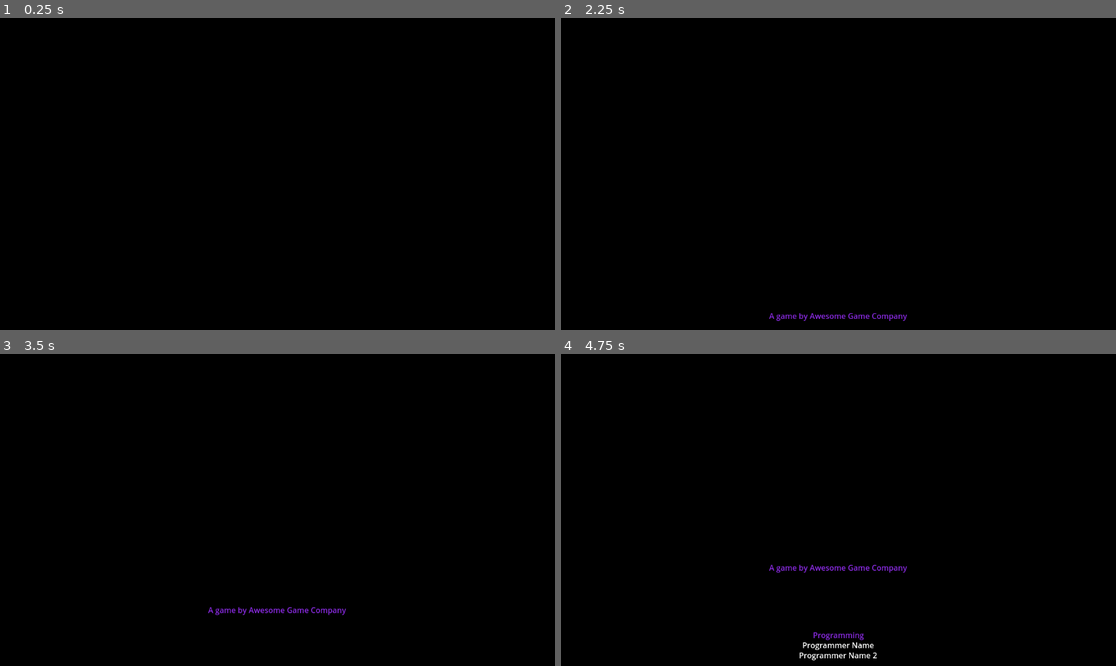
Above: before the commit, frames 1-4 (two rows, left to right).
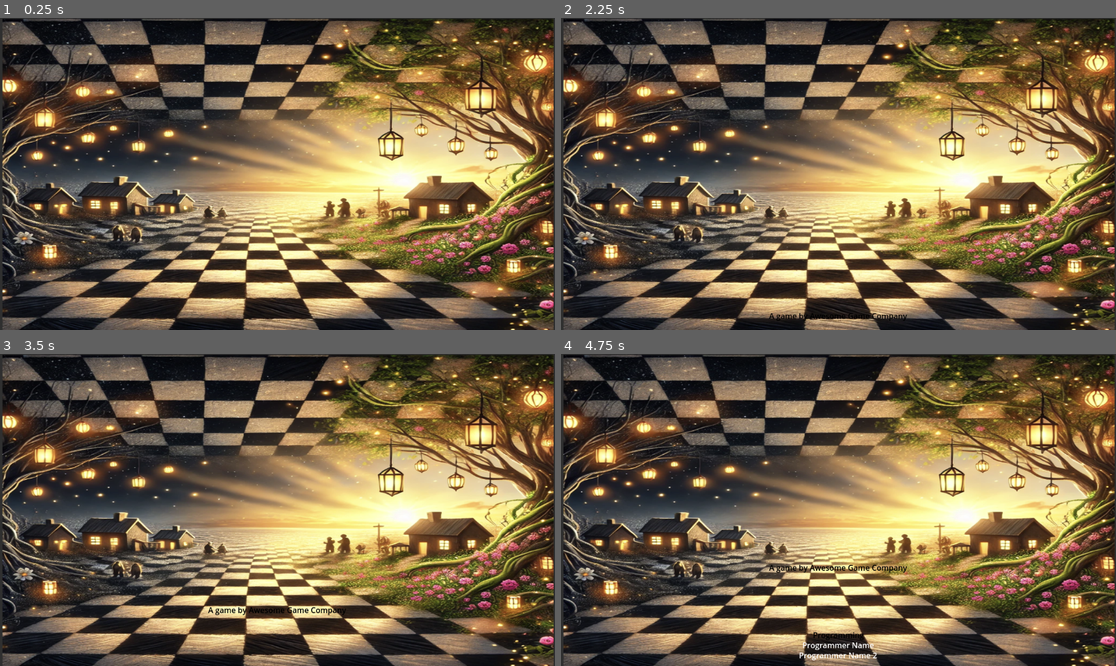
Above: after the commit, the same moments.

Repository: sonnypyo/GodotProject
Game: Godot game, scene res://Scenes/GodotCredits.tscn
Two runs of this game, one before a commit and one after it. Both use one fixed random seed, a clock stepped at 60 frames per second and the inputs below. The project has no main scene, so this scene is started directly.
Inputs (mouse positions are in pixels of both pictures, inside the frame that each line leads up to):
- Up to frame 1 (0.25 s): no input
- Up to frame 2 (2.25 s): tap Enter (ui_accept) at 0.5, 0.77, 1.25, 1.52, 2 s; move the mouse to (960, 158) at 0.52 s; hold R 0.53-1.28 s; hold Right (ui_right) 0.53-2.03 s; click (960, 158) at 0.67 s; move the mouse to (727, 189) at 1.27 s; tap R at 1.35 s; move the mouse to (894, 105) at 2.02 s; hold Left (ui_left) from 2.03 s (still down); hold R from 2.03 s (still down)
- Up to frame 3 (3.5 s): move the mouse to (249, 572) at 2.77 s; release Left (ui_left) at 2.78 s; release R at 2.78 s; hold Right (ui_right) from 2.78 s (still down); tap R at 2.85 s; click (249, 572) at 2.92 s; tap Enter (ui_accept) at 3.02 s
- Up to frame 4 (4.75 s): move the mouse to (1005, 556) at 3.52 s; hold R 3.53-4.28 s; tap Enter (ui_accept) at 3.77, 4.25, 4.52 s; move the mouse to (672, 463) at 4.27 s; release Right (ui_right) at 4.28 s; hold Left (ui_left) from 4.28 s (still down); tap R at 4.35 s

The runs differ from the first frame. In frame 1, 91% of the frame differs, in the area x 0-100%, y 0-100%; in frame 2, 91%; in frame 3, 91%; in frame 4, 91%.

Commit message:
12/13 Credit update

Diff:
--- a/godotfinalproject/Scenes/GodotCredits.gd
+++ b/godotfinalproject/Scenes/GodotCredits.gd
@@ -1,8 +1,7 @@
 extends Control
 
-@export var bg_color : Color = Color.BLACK
 @export var to_scene : PackedScene = null
-@export var title_color := Color.BLUE_VIOLET
+@export var title_color := Color.BLACK
 @export var text_color := Color.WHITE
 @export var title_font : FontFile = null
 @export var text_font : FontFile = null
@@ -18,7 +17,6 @@
 var scroll_speed : float = base_speed
 var speed_up := false
 
-@onready var colorrect := $ColorRect
 @onready var videoplayer := $VideoPlayer
 @onready var line := $CreditsContainer/Line
 var started := false
@@ -68,7 +66,6 @@
 ]
 
 func _ready():
-	colorrect.color = bg_color
 	videoplayer.set_stream(Video)
 	if !Use_Video_Audio:
 		var stream = AudioStreamPlayer.new()
--- a/godotfinalproject/Scenes/GodotCredits.tscn
+++ b/godotfinalproject/Scenes/GodotCredits.tscn
@@ -1,6 +1,7 @@
-[gd_scene load_steps=2 format=3 uid="uid://cmmk31d282i46"]
+[gd_scene load_steps=3 format=3 uid="uid://cmmk31d282i46"]
 
 [ext_resource type="Script" path="res://Scenes/GodotCredits.gd" id="1_478fc"]
+[ext_resource type="Texture2D" uid="uid://4qoxh74n8iiv" path="res://Images/Credits.png" id="2_eas0e"]
 
 [node name="Credits" type="Control"]
 layout_mode = 3
@@ -11,11 +12,18 @@
 grow_vertical = 2
 script = ExtResource("1_478fc")
 
-[node name="ColorRect" type="ColorRect" parent="."]
-layout_mode = 0
+[node name="TextureRect" type="TextureRect" parent="."]
+z_index = -1
+layout_mode = 1
+anchors_preset = 15
 anchor_right = 1.0
 anchor_bottom = 1.0
-color = Color(0, 0, 0, 1)
+offset_right = 158.0
+offset_bottom = 662.0
+grow_horizontal = 2
+grow_vertical = 2
+scale = Vector2(0.879916, 0.498382)
+texture = ExtResource("2_eas0e")
 
 [node name="VideoPlayer" type="VideoStreamPlayer" parent="."]
 layout_mode = 0
Binary file added: godotfinalproject/Images/Credits.png
Not shown, added: godotfinalproject/Images/Credits.png.import
